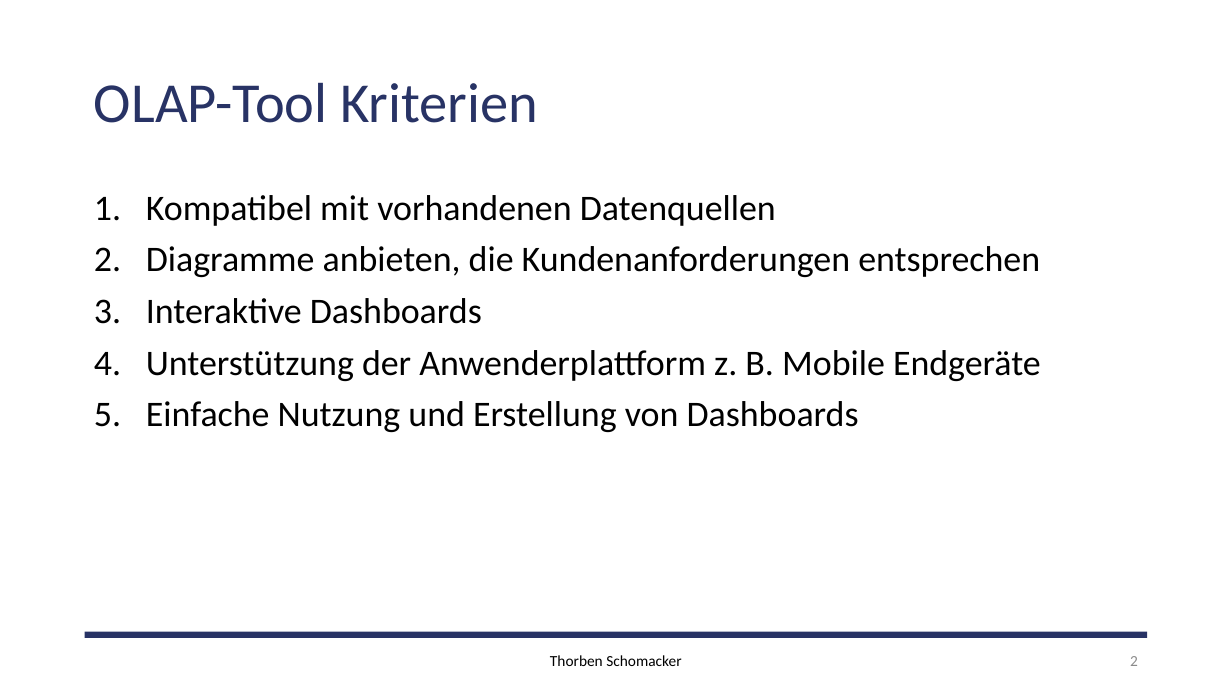
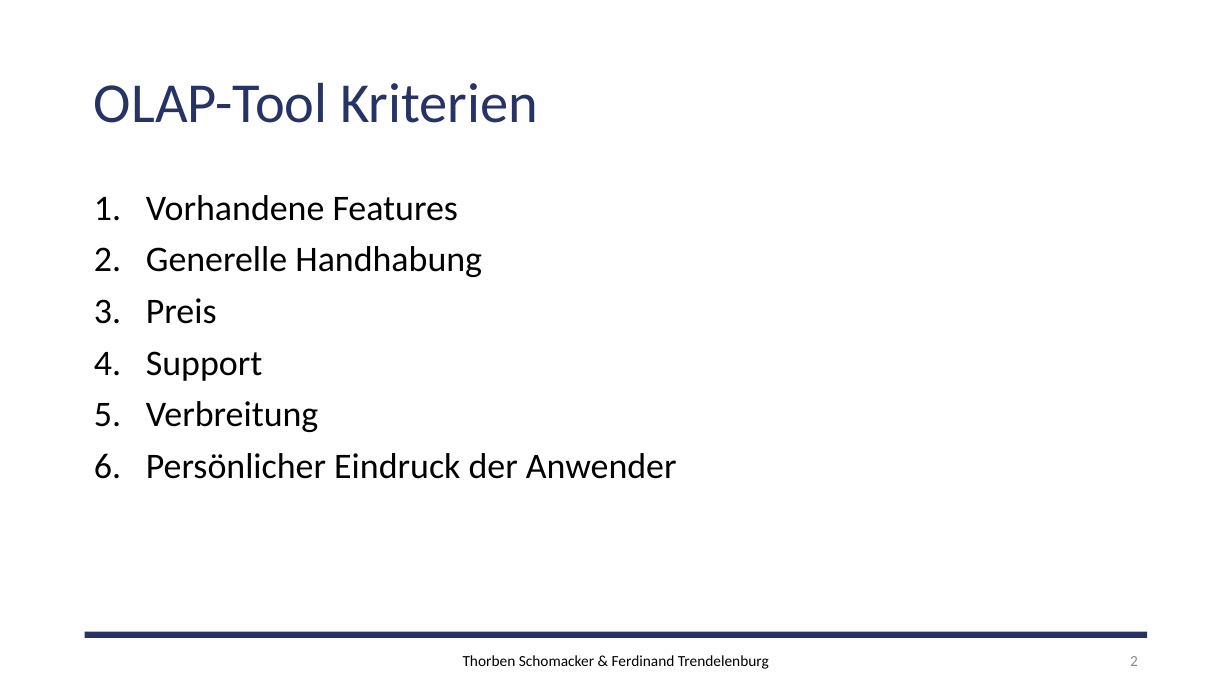
Before and after one commit to TeamOhneNamen/haw.bai.dw, a slide deck: slide 2 of 05/trendelenburg_schomacker.pptx. Drawn at 1232x693 pixels with LibreOffice and Linux fonts; fonts in the diff are those of the drawing; background and template pictures are left out. Boxes give left, top, right and bottom in pixels: in the first picture for what was removed or moved away, otherwise in the second. Text is boxed around its words. In the diff, an @@ line names an element or a change of style, - is before the commit and + after.

```diff
--- a/05/trendelenburg_schomacker.pptx
+++ b/05/trendelenburg_schomacker.pptx
@@ text at <box>146,195,677,479</box>: text changed @@
-1. Kompatibel mit vorhandenen Datenquellen
-2. Diagramme anbieten, die Kundenanforderungen entsprechen
-3. Interaktive Dashboards
-4. Unterstützung der Anwenderplattform z. B. Mobile Endgeräte
-5. Einfache Nutzung und Erstellung von Dashboards
+1. Vorhandene Features
+2. Generelle Handhabung
+3. Preis
+4. Support
+5. Verbreitung
+6. Persönlicher Eindruck der Anwender
@@ text at <box>463,655,769,669</box>: text changed @@
-Thorben Schomacker
+Thorben Schomacker & Ferdinand Trendelenburg
```
Also in this commit, not shown: 15 other slides changed, 10 slides added, 2 other files.
